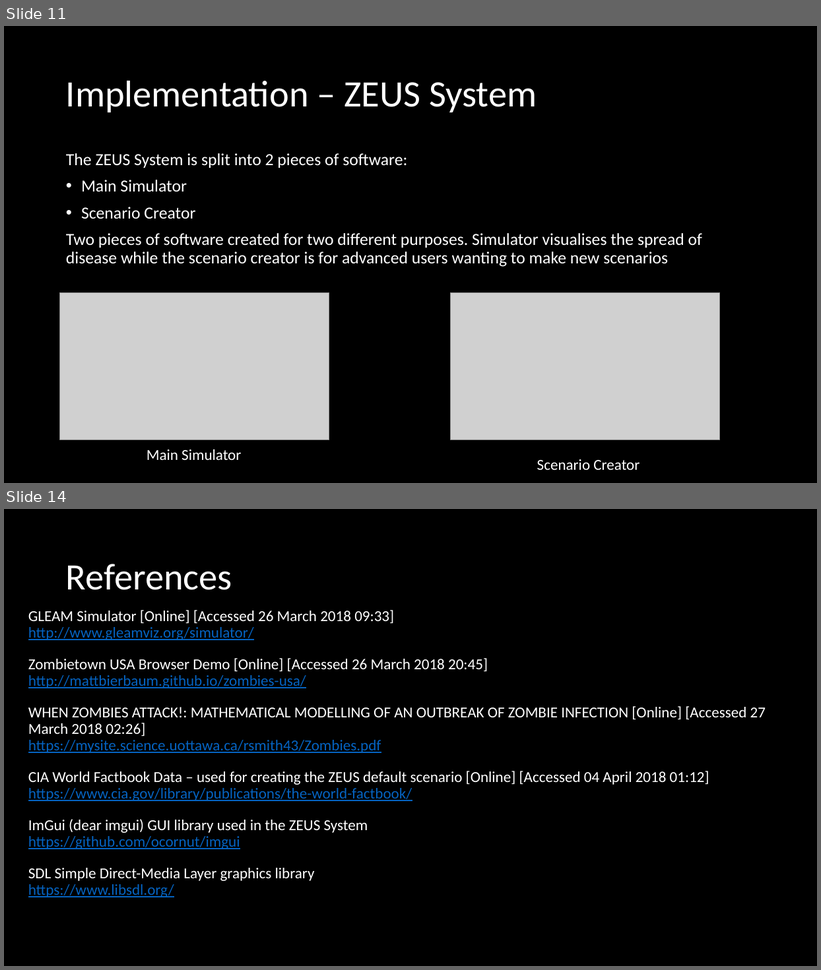
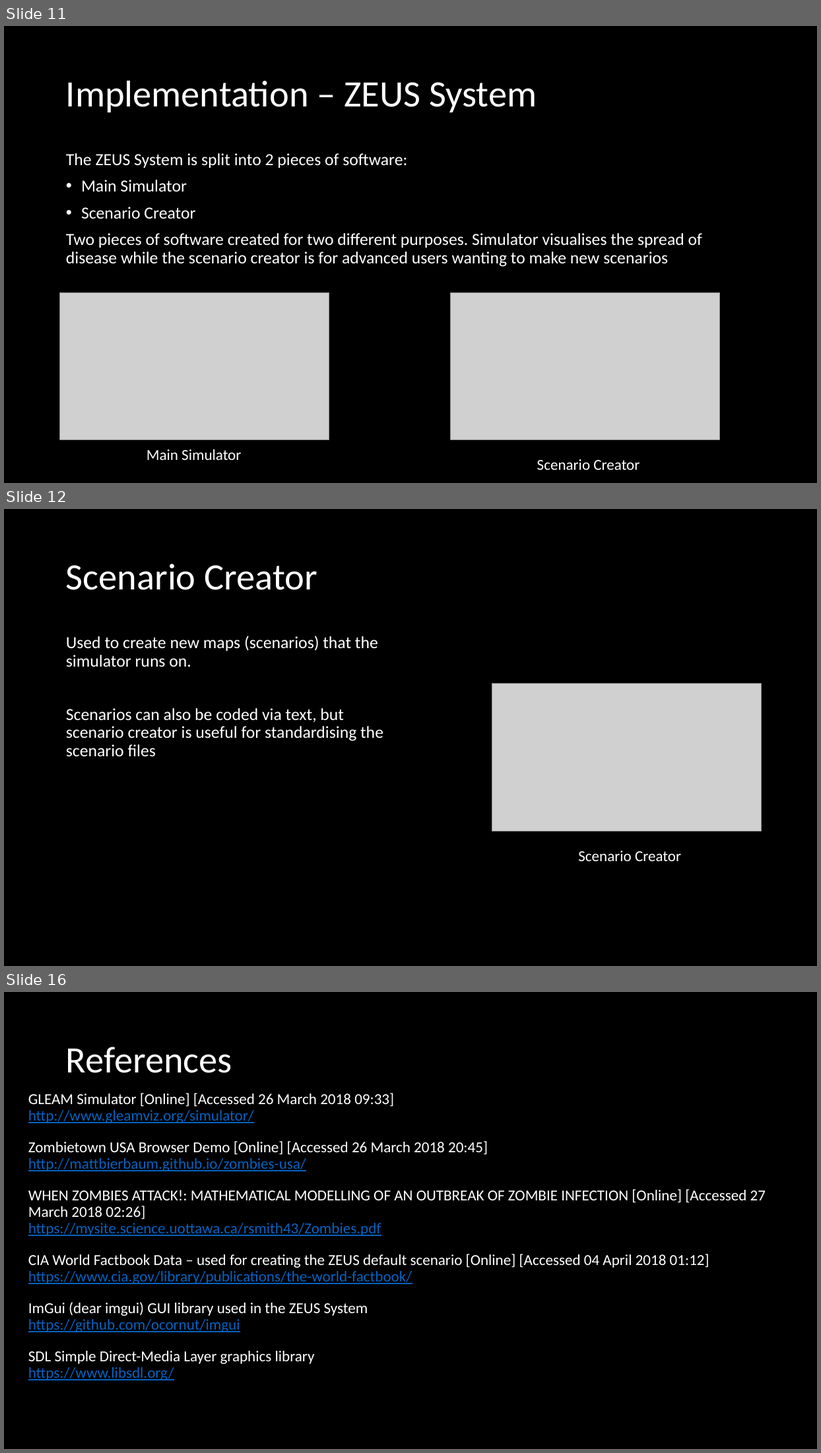
Before and after one commit to Czar-Ec/ZEUS, a slide deck: Documentation/ZEUS Presentation.pptx. Shown one above the other, each under a label of ours: slides 11 and 14 before the commit, slides 11, 12 and 16 after it; the slides between them are not shown. The pictures are 821x970 and 821x1453 pixels, drawn with LibreOffice and Linux fonts; fonts in the diff are those of the drawing; grey boxes stand for pictures; background and template pictures are left out. Boxes give left, top, right and bottom in pixels: in the first picture for what was removed or moved away, otherwise in the second. Text is boxed around its words. In the diff, an @@ line names an element or a change of style, - is before the commit and + after.

```diff
--- a/Documentation/ZEUS Presentation.pptx
+++ b/Documentation/ZEUS Presentation.pptx
@@ slide 12 added at (4, 509, 817, 966), background #000000 @@
@@ title added at (66, 564, 318, 590), 44 pt, text #FFFFFF @@
+Scenario Creator
@@ text added at (66, 636, 384, 757), 20 pt, text #FFFFFF @@
+Used to create new maps (scenarios) that the simulator runs on.
+Scenarios can also be coded via text, but scenario creator is useful for standardising the scenario files
@@ picture added at (492, 684, 762, 832) @@
@@ text added at (578, 851, 681, 861), 18 pt, text #FFFFFF @@
+Scenario Creator
@@ what was slide 14 is now slide 16 @@
```
Also in this commit, not shown: 1 slide changed, 2 other slides added, 1 slide removed, 1 other file.
